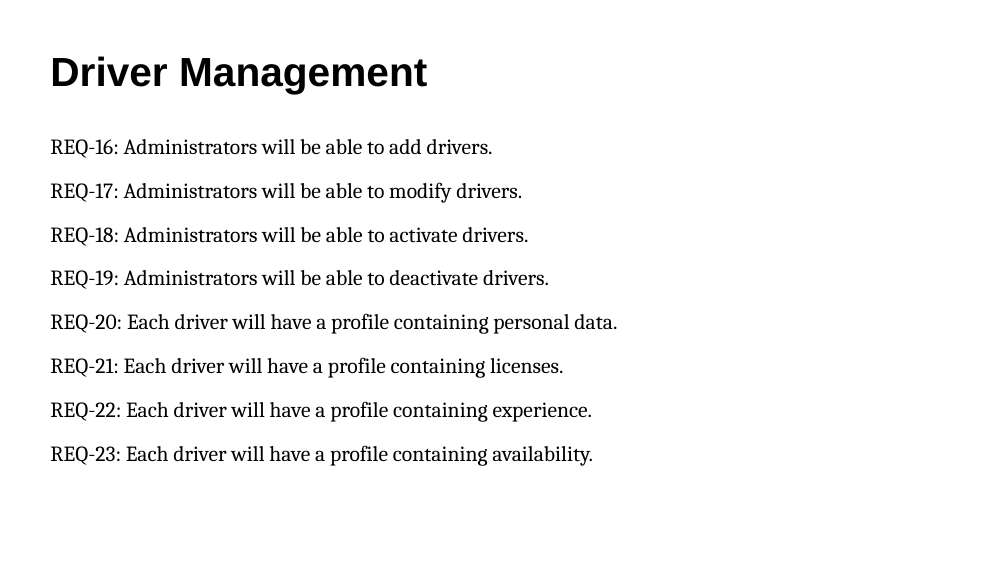
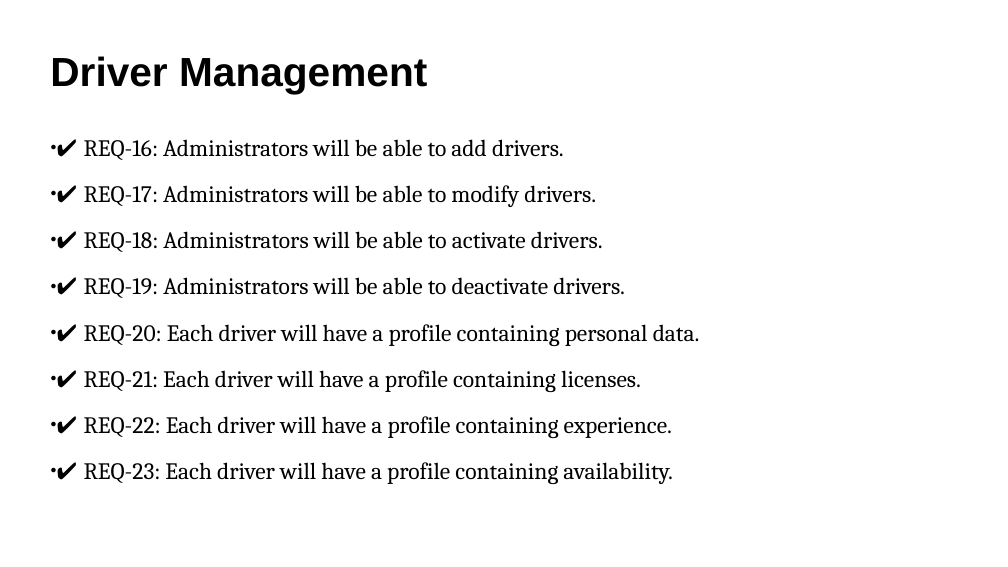
Before and after one commit to AlexandruCristianGeorgeSerban/Project-II-Transport-Company, a slide deck: slide 4 of Software Development/Functionalities.pptx. Drawn at 1008x567 pixels with LibreOffice and Linux fonts; fonts in the diff are those of the drawing. Boxes give left, top, right and bottom in pixels: in the first picture for what was removed or moved away, otherwise in the second. Text is boxed around its words. In the diff, an @@ line names an element or a change of style, - is before the commit and + after.

```diff
--- a/Software Development/Functionalities.pptx
+++ b/Software Development/Functionalities.pptx
@@ text at (84,139,700,484): text changed; size 17 to 18.5 pt @@
-REQ-16: Administrators will be able to add drivers.
-REQ-17: Administrators will be able to modify drivers.
-REQ-18: Administrators will be able to activate drivers.
-REQ-19: Administrators will be able to deactivate drivers.
-REQ-20: Each driver will have a profile containing personal data.
-REQ-21: Each driver will have a profile containing licenses.
-REQ-22: Each driver will have a profile containing experience.
-REQ-23: Each driver will have a profile containing availability.
+● ✔ REQ-16: Administrators will be able to add drivers.
+● ✔ REQ-17: Administrators will be able to modify drivers.
+● ✔ REQ-18: Administrators will be able to activate drivers.
+● ✔ REQ-19: Administrators will be able to deactivate drivers.
+● ✔ REQ-20: Each driver will have a profile containing personal data.
+● ✔ REQ-21: Each driver will have a profile containing licenses.
+● ✔ REQ-22: Each driver will have a profile containing experience.
+● ✔ REQ-23: Each driver will have a profile containing availability.
```
Also in this commit, not shown: 10 other slides changed, 2 slides added, 1 slide removed.
